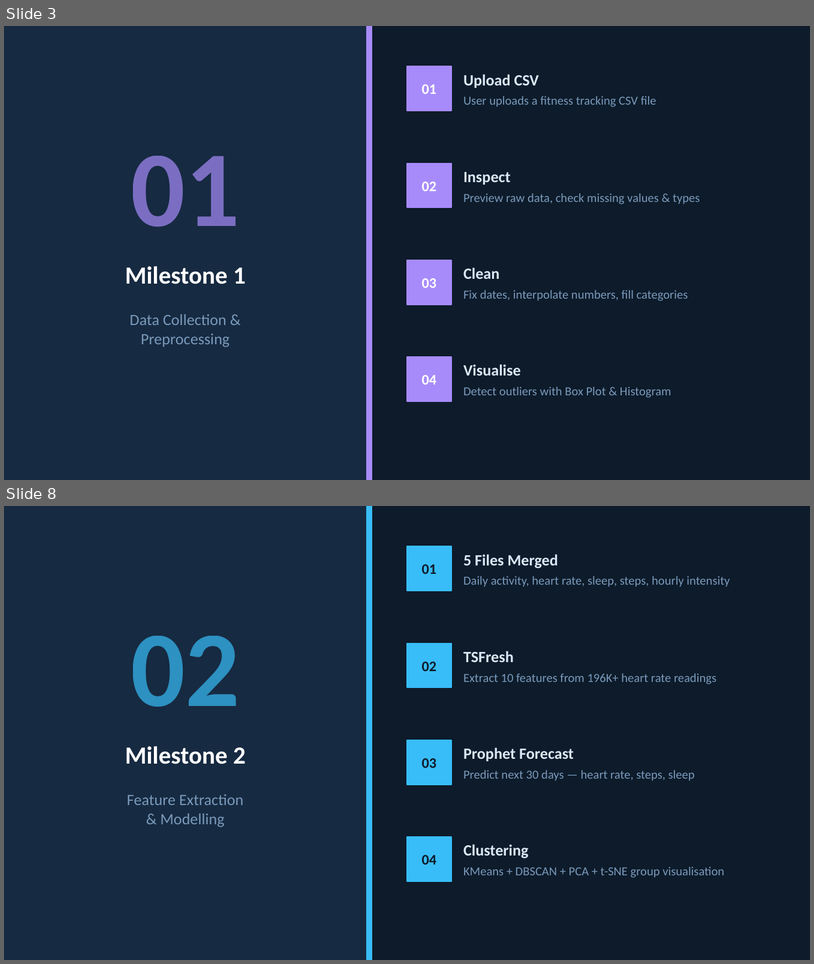
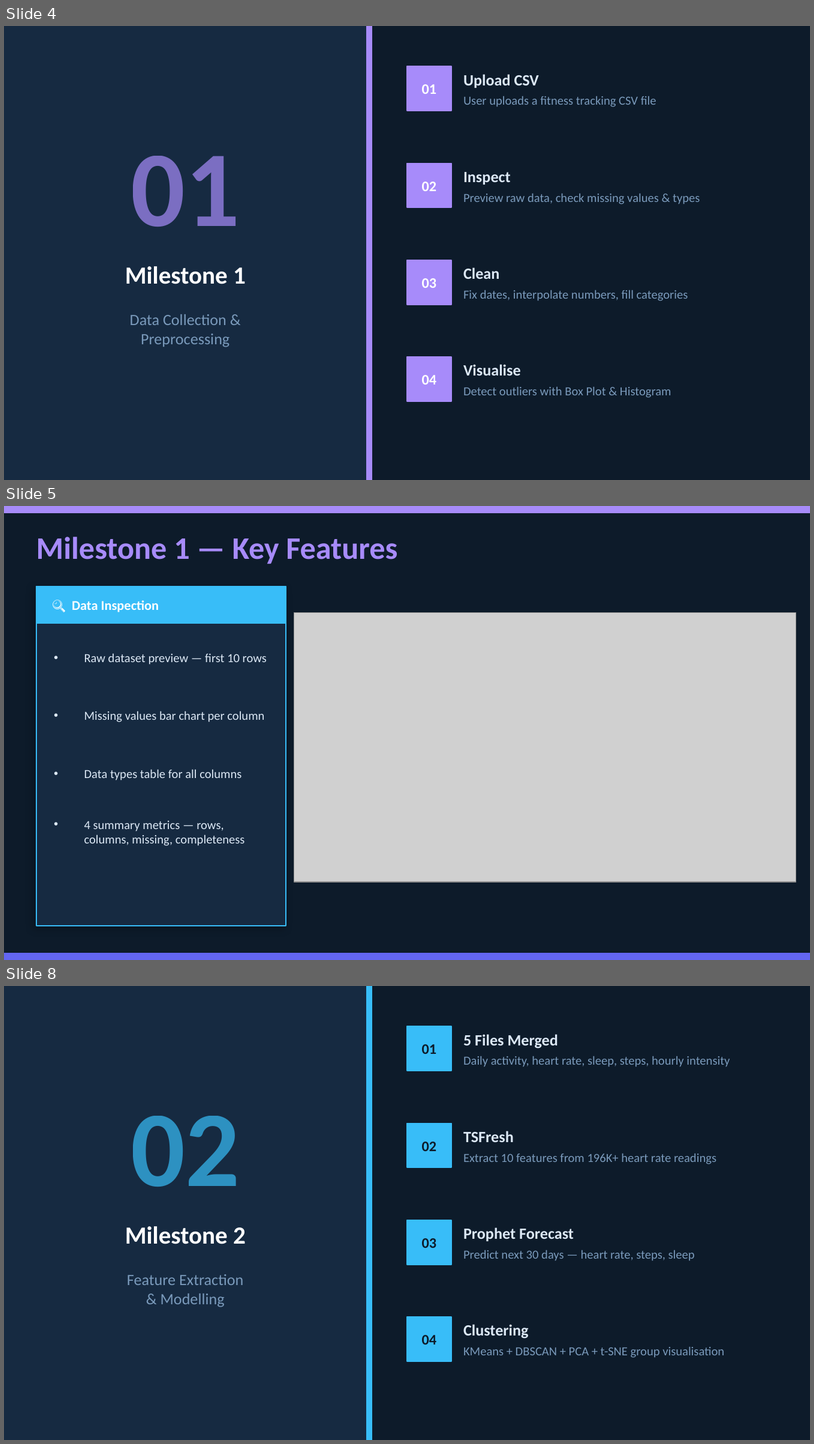
Before and after one commit to Thejomayie09/FitPulse-Health-Anomaly-Detection-from-Fitness-Devices-1, a slide deck: Documentation/Fitpulse_Documentation_final.pptx. Shown one above the other, each under a label of ours: slides 3 and 8 before the commit, slides 4, 5 and 8 after it; the slides between them are not shown. The pictures are 814x964 and 814x1444 pixels, drawn with LibreOffice and Linux fonts; fonts in the diff are those of the drawing; grey boxes stand for pictures. Boxes give left, top, right and bottom in pixels: in the first picture for what was removed or moved away, otherwise in the second. Text is boxed around its words. In the diff, an @@ line names an element or a change of style, - is before the commit and + after.

```diff
--- a/Documentation/Fitpulse_Documentation_final.pptx
+++ b/Documentation/Fitpulse_Documentation_final.pptx
@@ slide 5 added at (x1=4, y1=506, x2=810, y2=960), background #0D1B2A @@
@@ rectangle added at (x1=4, y1=506, x2=810, y2=513), fill #A78BFA, outline #A78BFA 1 pt @@
@@ text added at (x1=36, y1=537, x2=398, y2=564), 28 pt, text #A78BFA, bold @@
+Milestone 1 — Key Features
@@ rectangle added at (x1=36, y1=586, x2=286, y2=925), fill #162A41, outline #38BDF8 1 pt @@
@@ rectangle added at (x1=36, y1=586, x2=286, y2=623), fill #38BDF8, outline #38BDF8 1 pt @@
@@ text added at (x1=72, y1=600, x2=159, y2=612), 12 pt, text #FFFFFF, bold @@
+🔍 Data Inspection
@@ picture added at (x1=294, y1=612, x2=797, y2=882) @@
@@ text added at (x1=84, y1=653, x2=267, y2=664), 11 pt, text #DCE8F5 @@
+• Raw dataset preview — first 10 rows
@@ text added at (x1=84, y1=711, x2=264, y2=722), 11 pt, text #DCE8F5 @@
+• Missing values bar chart per column
@@ text added at (x1=84, y1=769, x2=242, y2=780), 11 pt, text #DCE8F5 @@
+• Data types table for all columns
@@ text added at (x1=84, y1=820, x2=245, y2=846), 11 pt, text #DCE8F5 @@
+• 4 summary metrics — rows, columns, missing, completeness
@@ rectangle added at (x1=4, y1=953, x2=810, y2=959), fill #6366F1, outline #6366F1 1 pt @@
@@ what was slide 3 is now slide 4 @@
```
Also in this commit, not shown: 2 slides changed, 2 other slides added, 3 slides removed.
